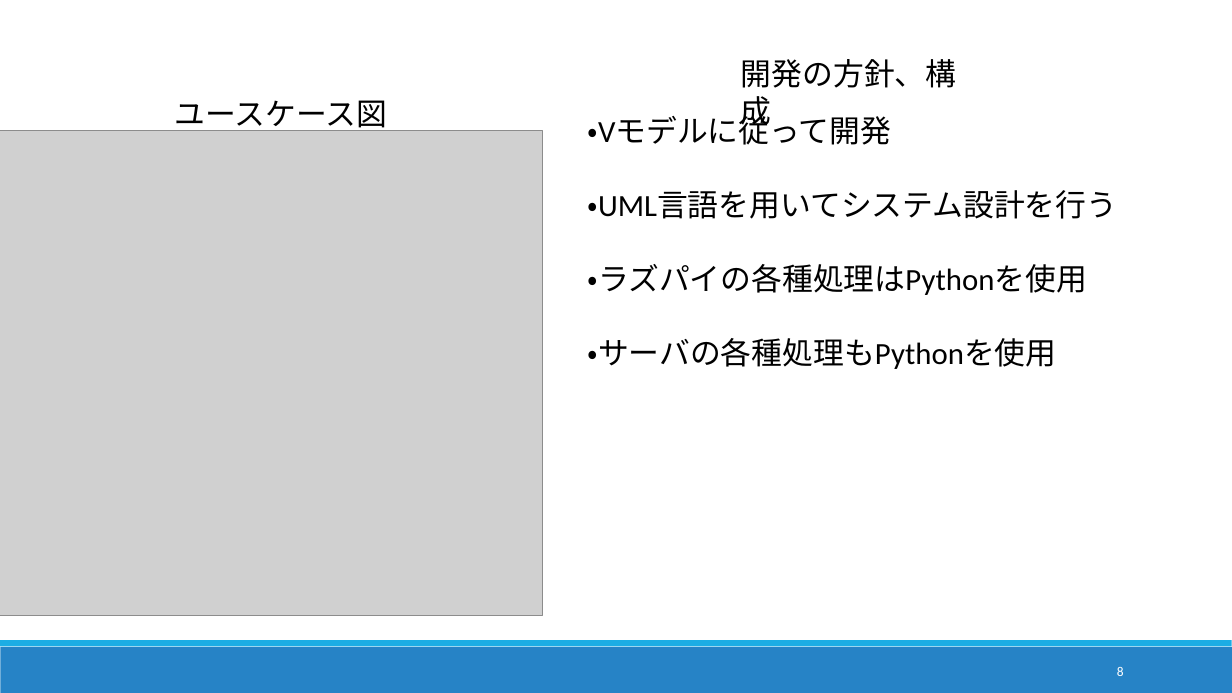
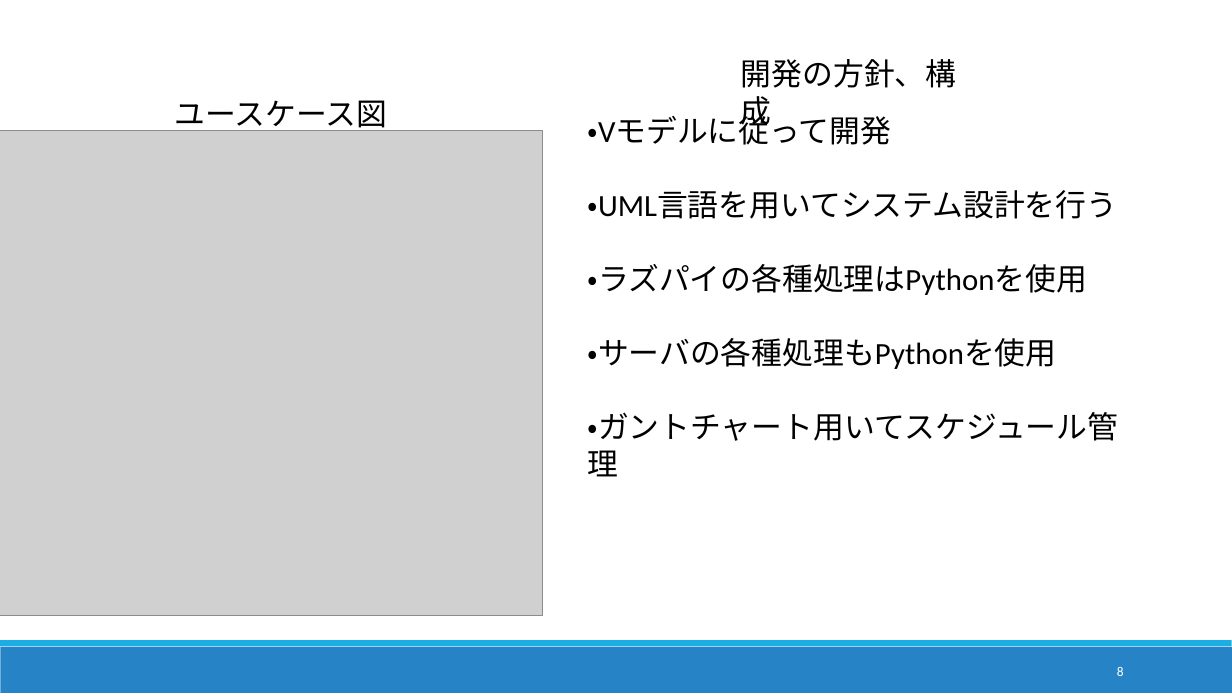
Before and after one commit to DJ956/YoloBarcodeReader, a slide deck: slide 8 of プレゼン/中間報告_danbara.pptx. Drawn at 1232x693 pixels with LibreOffice and Linux fonts; fonts in the diff are those of the drawing; grey boxes stand for pictures. Boxes give left, top, right and bottom in pixels: in the first picture for what was removed or moved away, otherwise in the second. Text is boxed around its words. In the diff, an @@ line names an element or a change of style, - is before the commit and + after.

```diff
--- a/プレゼン/中間報告_danbara.pptx
+++ b/プレゼン/中間報告_danbara.pptx
@@ text at [588,412,1119,477]: paragraph added @@
+・ガントチャート用いてスケジュール管理
```
Also in this commit, not shown: 5 other slides changed, 1 slide added, 2 slides removed, 1 other file.
